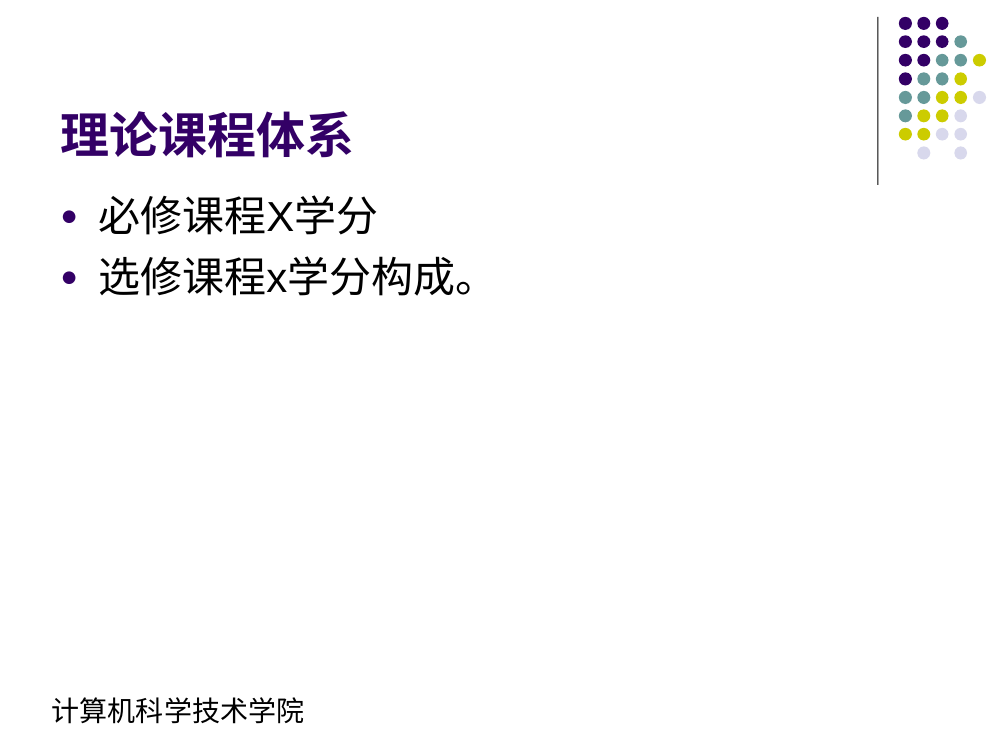
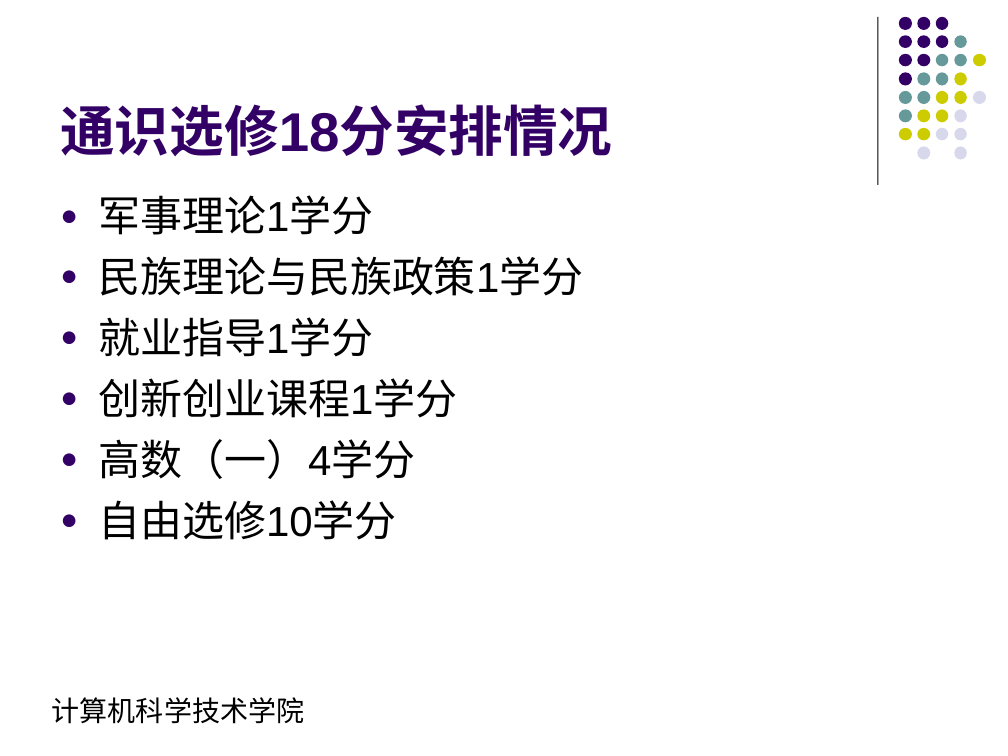
Before and after one commit to ciecclm/2016-, a slide deck: slide 8 of 软件工程培养方案汇报.ppt (slide 5 before the commit). Drawn at 1008x756 pixels with LibreOffice and Linux fonts; fonts in the diff are those of the drawing. Boxes give left, top, right and bottom in pixels: in the first picture for what was removed or moved away, otherwise in the second. Text is boxed around its words. In the diff, an @@ line names an element or a change of style, - is before the commit and + after.

```diff
--- a/软件工程培养方案汇报.ppt
+++ b/软件工程培养方案汇报.ppt
@@ title at (60, 104, 612, 156): text changed; size 35 to 39 pt @@
-理论课程体系
+通识选修18分安排情况
@@ text at (98, 195, 583, 540): text changed @@
-● 必修课程X学分
-● 选修课程x学分构成。
+● 军事理论1学分
+● 民族理论与民族政策1学分
+● 就业指导1学分
+● 创新创业课程1学分
+● 高数（一）4学分
+● 自由选修10学分
```
Also in this commit, not shown: 3 other slides changed, 4 slides added, 1 other file.
